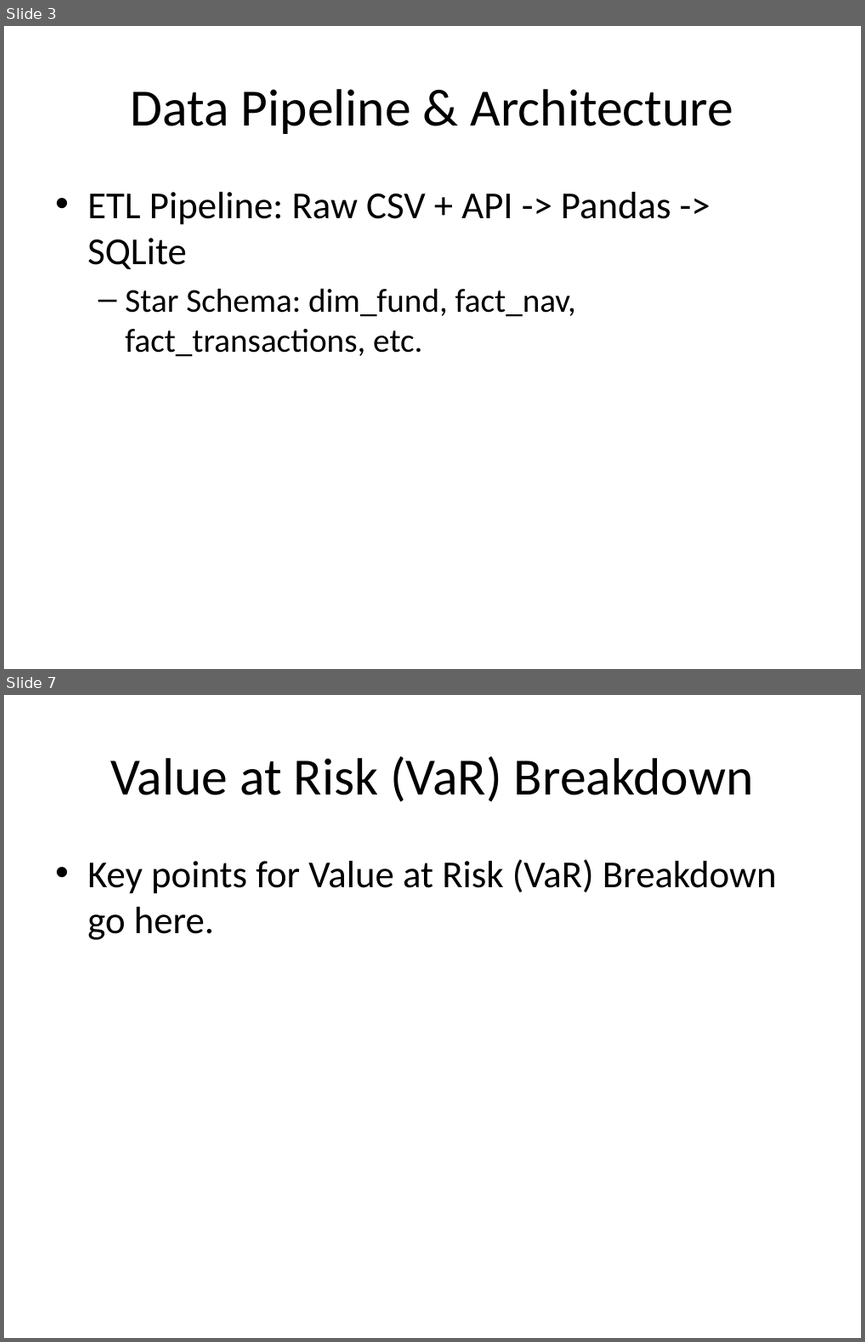
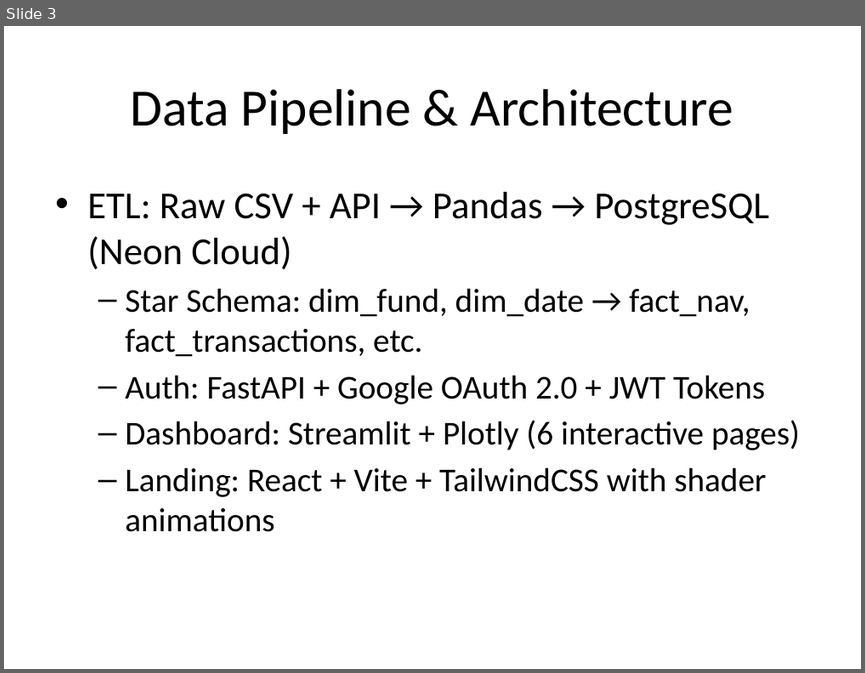
Before and after one commit to prathmeshnanda2007-sudo/MUTUAL-FUND-ANALYSIS, a slide deck: reports/Project_Presentation_Deck.pptx. Shown one above the other, each under a label of ours: slides 3 and 7 before the commit, slide 3 after it; the slides between them are not shown. The pictures are 865x1342 and 865x673 pixels, drawn with LibreOffice and Linux fonts; fonts in the diff are those of the drawing. Boxes give left, top, right and bottom in pixels: in the first picture for what was removed or moved away, otherwise in the second. Text is boxed around its words. In the diff, an @@ line names an element or a change of style, - is before the commit and + after.

Commit message:
Complete 5-phase plan: Update dashboard, landing page, reports, and secure secrets

```diff
--- a/reports/Project_Presentation_Deck.pptx
+++ b/reports/Project_Presentation_Deck.pptx
@@ slide 7 removed at box(4, 695, 861, 1338), background #FFFFFF @@
@@ title removed at box(110, 756, 754, 802) @@
-Value at Risk (VaR) Breakdown
@@ text removed at box(87, 859, 777, 940) @@
-• Key points for Value at Risk (VaR) Breakdown go here.
@@ slide 3 changed as well @@
@@ text at box(87, 192, 800, 532): text changed @@
-• ETL Pipeline: Raw CSV + API -> Pandas -> SQLite
-  – Star Schema: dim_fund, fact_nav, fact_transactions, etc.
+• ETL: Raw CSV + API → Pandas → PostgreSQL (Neon Cloud)
+  – Star Schema: dim_fund, dim_date → fact_nav, fact_transactions, etc.
+  – Auth: FastAPI + Google OAuth 2.0 + JWT Tokens
+  – Dashboard: Streamlit + Plotly (6 interactive pages)
+  – Landing: React + Vite + TailwindCSS with shader animations
```
Also in this commit, not shown: 5 other slides changed, 6 slides added, 5 other slides removed, 11 other files.
